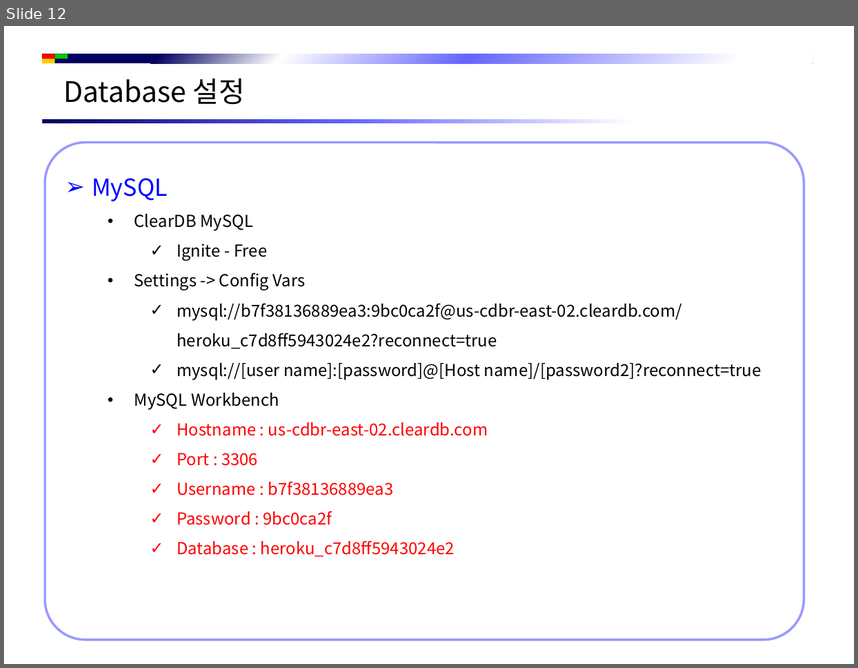
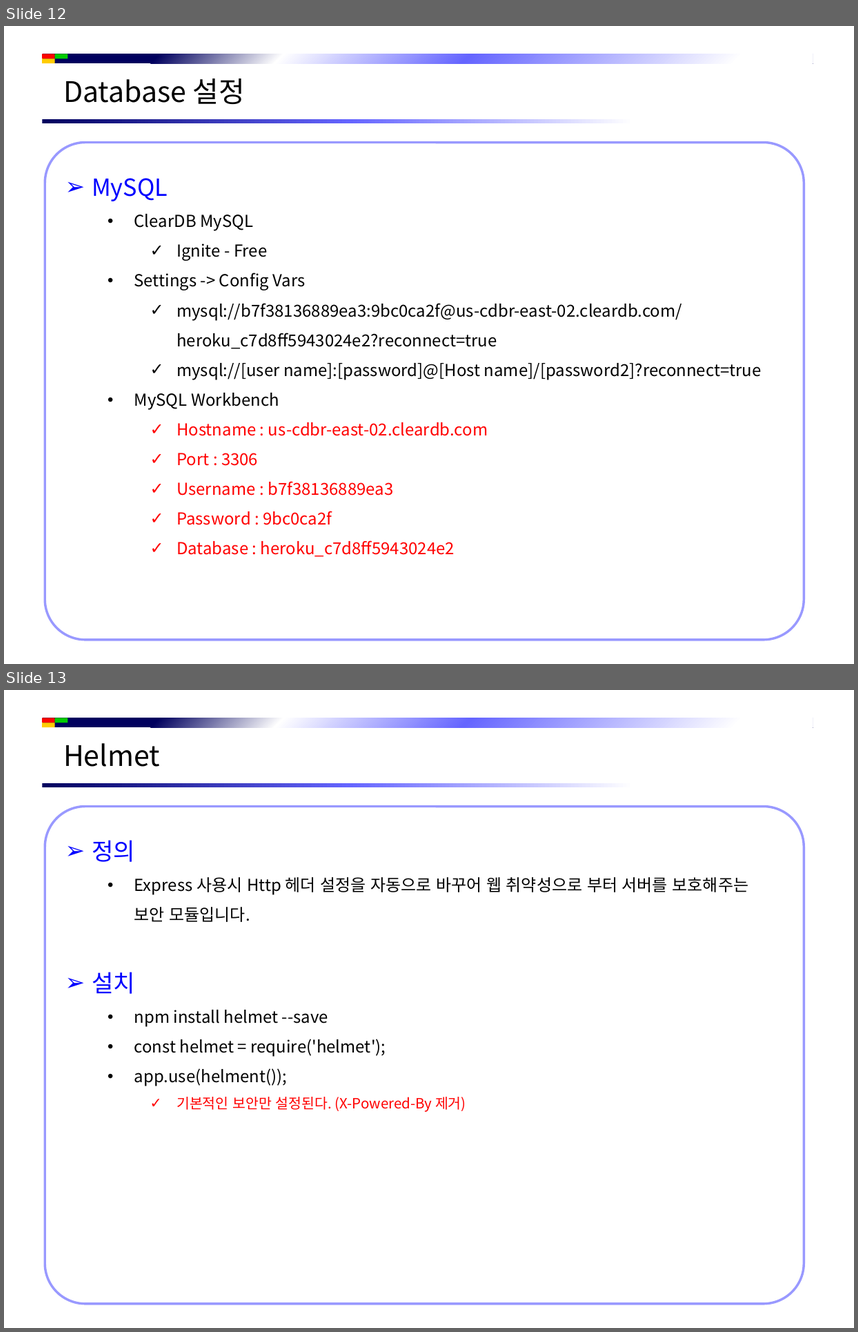
Before and after one commit to jsh-1235/Document, a slide deck: Back-End/NodeJS/NodeJS 시작 하기.pptx. Shown one above the other, each under a label of ours: slide 12 before the commit, slides 12 and 13 after it. The pictures are 858x668 and 858x1332 pixels, drawn with LibreOffice and Linux fonts; fonts in the diff are those of the drawing; background and template pictures are left out. Boxes give left, top, right and bottom in pixels: in the first picture for what was removed or moved away, otherwise in the second. Text is boxed around its words. In the diff, an @@ line names an element or a change of style, - is before the commit and + after.

```diff
--- a/Back-End/NodeJS/NodeJS 시작 하기.pptx
+++ b/Back-End/NodeJS/NodeJS 시작 하기.pptx
@@ slide 13 added at [4, 690, 854, 1328], background #FFFFFF; not listed: 5 template elements that a slide beside it also shows @@
@@ text added at [63, 743, 160, 767], 24 pt, text #000000 @@
+Helmet
@@ rounded rectangle added at [45, 807, 804, 1304], fill #FFFFFF, outline #9999FF 2 pt, 14 pt, text #000000 @@
+➢ 정의
+  • Express 사용시 Http 헤더 설정을 자동으로 바꾸어 웹 취약성으로 부터 서버를 보호해주는 보안 모듈입니다.
+➢ 설치
+  • npm install helmet --save
+  • const helmet = require('helmet');
+  • app.use(helment());
+    ✓ 기본적인 보안만 설정된다. (X-Powered-By 제거)
```
Also in this commit, not shown: 5 other slides added, 6 other files.
